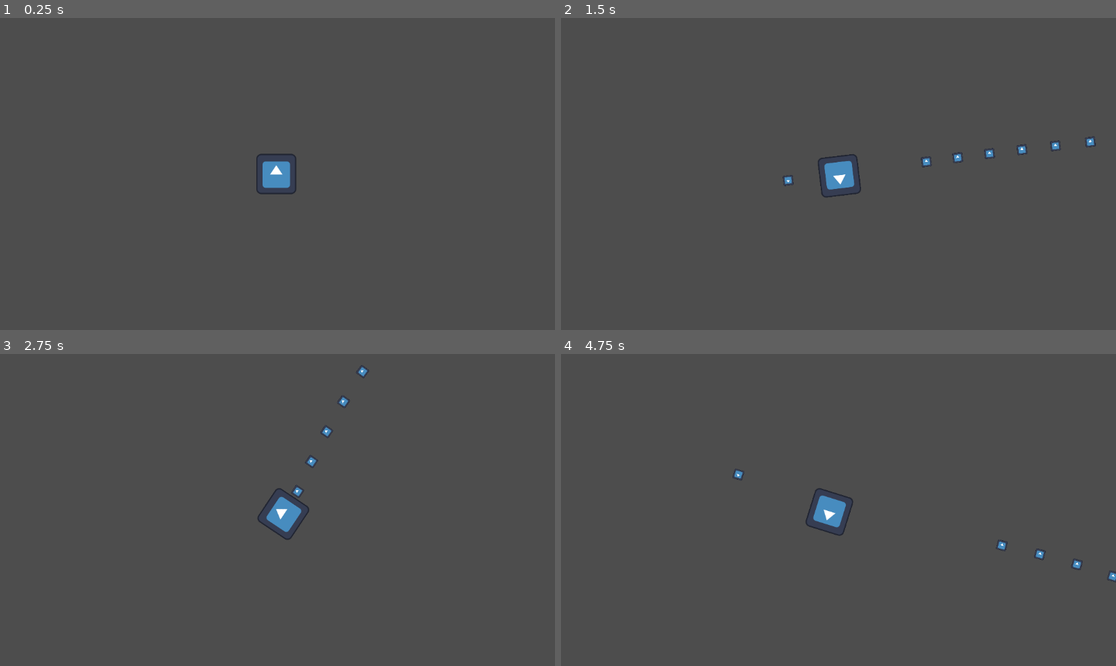
Above: before the commit, frames 1-4 (two rows, left to right).
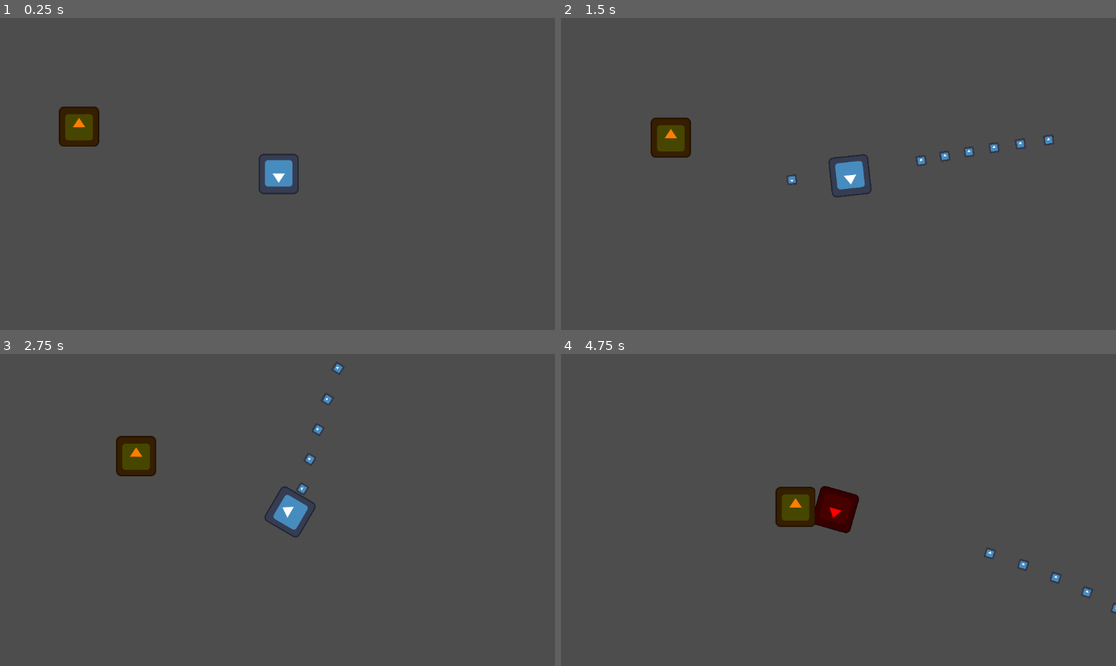
Above: after the commit, the same moments.

Repository: CMBadiuk/GMTK-Jam-25-Splashdown
Game: Godot game, scene res://World.tscn
Same seed, same stepped clock (60 frames per second), same inputs: the game is played once before the commit and once after it. The engine's default icon, where the game draws it, is replaced by a stand-in: a white triangle on a blue panel in a dark square.
Inputs (mouse positions are in pixels of both pictures, inside the frame that each line leads up to):
- Up to frame 1 (0.25 s): no input
- Up to frame 2 (1.5 s): move the mouse to (960, 158) at 0.52 s; press the mouse at (960, 158) at 0.53 s; hold D (Move_Right) 0.53-1.28 s; move the mouse to (727, 189) at 1.27 s; release the mouse at (727, 189) at 1.28 s; hold S (Move_Down) from 1.28 s (still down); click (727, 189) at 1.35 s
- Up to frame 3 (2.75 s): move the mouse to (333, 441) at 2.02 s; release S (Move_Down) at 2.03 s; press the mouse at (333, 441) at 2.03 s; hold D (Move_Right) from 2.03 s (still down)
- Up to frame 4 (4.75 s): move the mouse to (810, 572) at 2.77 s; release D (Move_Right) at 2.78 s; release the mouse at (810, 572) at 2.78 s; hold W (Move_Up) 2.78-3.53 s; click (810, 572) at 2.85 s; move the mouse to (1005, 556) at 3.52 s; press the mouse at (1005, 556) at 3.53 s; hold A (Move_Left) from 3.53 s (still down); move the mouse to (672, 463) at 4.27 s; release the mouse at (672, 463) at 4.28 s; click (672, 463) at 4.35 s

The runs differ from the first frame. In frame 1, 1.2% of the frame differs, in the area x 10-54%, y 28-57%; in frame 2, 2.0%; in frame 3, 1.8%; in frame 4, 2.2%, in the area x 30-100%, y 36-84%.

Commit message:
Added Wave Counter
- added wave_counter scene
- added script that increments the counter every time player passes over it
- added scene to world

Diff:
--- a/World.tscn
+++ b/World.tscn
@@ -1,8 +1,9 @@
-[gd_scene load_steps=7 format=3 uid="uid://cr75xubf3ymsk"]
+[gd_scene load_steps=8 format=3 uid="uid://cr75xubf3ymsk"]
 
 [ext_resource type="PackedScene" uid="uid://ckwn072cvvxnx" path="res://player.tscn" id="1_2dftf"]
 [ext_resource type="PackedScene" uid="uid://crseh7g7s6ifg" path="res://river_current.tscn" id="2_bcbcq"]
 [ext_resource type="PackedScene" uid="uid://p7acrgel14o6" path="res://chaser.tscn" id="3_bcbcq"]
+[ext_resource type="PackedScene" uid="uid://cy58tub4muu02" path="res://wave_counter.tscn" id="4_js7pq"]
 
 [sub_resource type="RectangleShape2D" id="RectangleShape2D_2dftf"]
 size = Vector2(1905.21, 79.6044)
@@ -20,7 +21,7 @@
 [node name="World" type="Node"]
 
 [node name="Player" parent="." instance=ExtResource("1_2dftf")]
-position = Vector2(-709, -1037)
+position = Vector2(1093, 12)
 
 [node name="RiverCurrents" type="Node" parent="."]
 
@@ -205,8 +206,11 @@
 navigation_polygon = SubResource("NavigationPolygon_2dftf")
 
 [node name="ChaserBody" parent="." instance=ExtResource("3_bcbcq")]
-visible = false
 position = Vector2(440, -144)
 
 [node name="ChaserFullNavRegion" type="NavigationRegion2D" parent="."]
 navigation_polygon = SubResource("NavigationPolygon_bcbcq")
+
+[node name="Node2D" parent="." instance=ExtResource("4_js7pq")]
+position = Vector2(1699, 2)
+scale = Vector2(9.16, 17.16)
--- /dev/null
+++ b/wave_counter.gd
@@ -0,0 +1,8 @@
+extends Area2D
+
+var counter := 0
+
+func _on_body_entered(body: Node2D) -> void:
+	if body.is_in_group("player"):
+		counter+=1
+		print("Counter: ", counter)
--- /dev/null
+++ b/wave_counter.tscn
@@ -0,0 +1,20 @@
+[gd_scene load_steps=3 format=3 uid="uid://cy58tub4muu02"]
+
+[ext_resource type="Script" uid="uid://cbiu54go11nnk" path="res://wave_counter.gd" id="1_d2x5u"]
+
+[sub_resource type="SegmentShape2D" id="SegmentShape2D_kois3"]
+b = Vector2(0, 34)
+
+[node name="Node2D" type="Node2D"]
+
+[node name="WaveCounter" type="Area2D" parent="."]
+collision_layer = 2
+collision_mask = 15
+script = ExtResource("1_d2x5u")
+
+[node name="CollisionShape2D" type="CollisionShape2D" parent="WaveCounter"]
+position = Vector2(0, -16)
+shape = SubResource("SegmentShape2D_kois3")
+debug_color = Color(0.80817, 0.282113, 0.759634, 0.42)
+
+[connection signal="body_entered" from="WaveCounter" to="WaveCounter" method="_on_body_entered"]
Not shown, added: wave_counter.gd.uid
